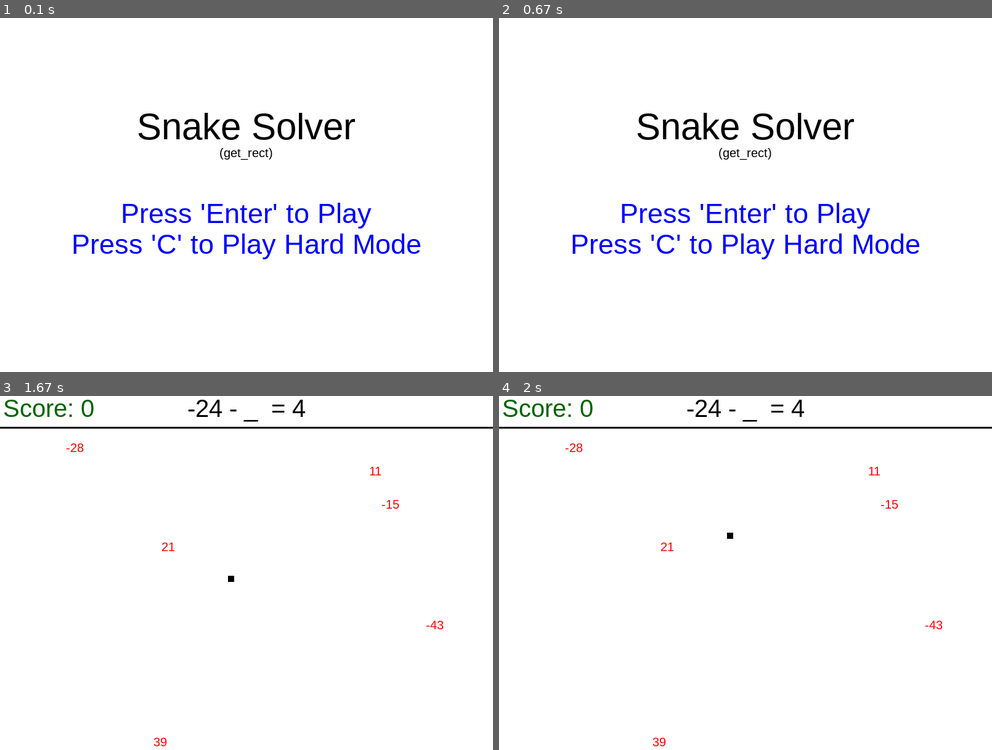
Above: before the commit, frames 1-4 (two rows, left to right).
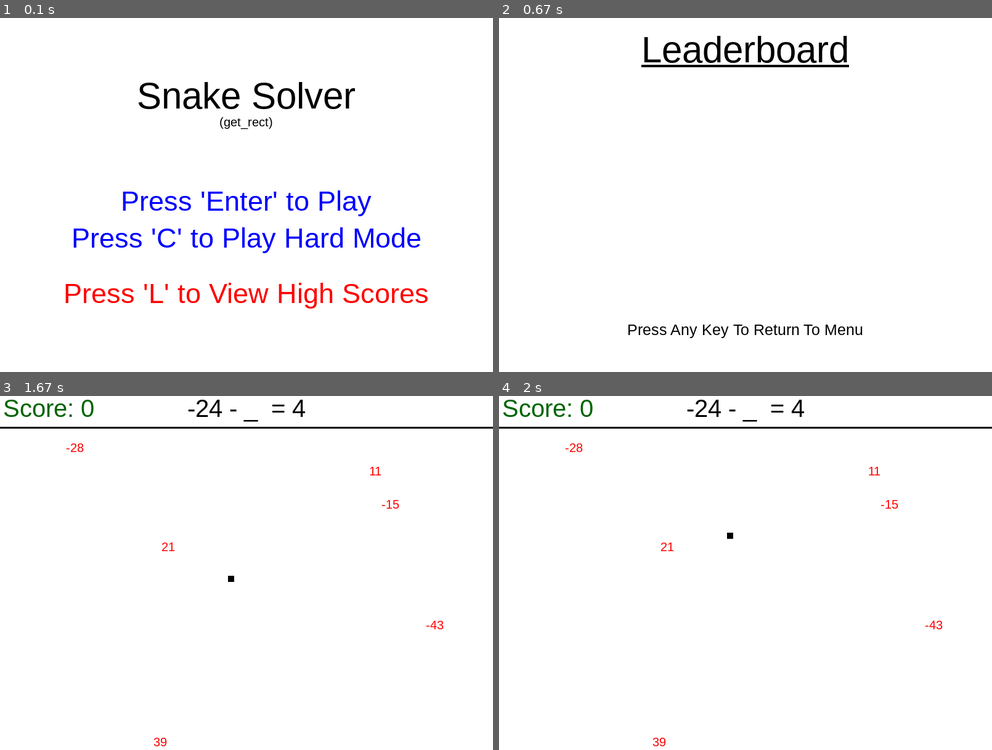
Above: after the commit, the same moments.

Repository: texascloud/gamejam
Game: pygame game, started from menu.py
Two runs of this game, one before a commit and one after it. Both use one fixed random seed, a clock stepped at 60 frames per second and the inputs below.
Inputs:
- Up to frame 1 (0.1 s): no input
- Up to frame 2 (0.67 s): hold L from 0.33 s (still down)
- Up to frame 3 (1.67 s): release L at 0.8 s; hold Right 0.83-1.3 s; tap Enter at 1.33 s
- Up to frame 4 (2 s): hold Up 1.67-1.97 s

The runs differ from the first frame. In frame 1, 6.8% of the frame differs, in the area x 13-87%, y 18-83%; in frame 2, 5.3%; in frame 3, nothing differs; in frame 4, nothing differs.

Commit message:
Added Leaderboard Screen

Diff:
--- /dev/null
+++ b/leaderboard.py
@@ -0,0 +1,41 @@
+import sys, pygame
+from pygame.locals import *
+
+def scores():
+	pygame.display.set_caption('Snake Solver - Leaderboard')
+	size = width, height = 800, 600
+	screen = pygame.display.set_mode(size)
+	clock = pygame.time.Clock()
+
+	font = pygame.font.SysFont('Arial', 30)
+	black = 0, 0, 0
+	white = 255, 255, 255
+
+	gameExit = False
+	fps = 120
+
+	while not gameExit:
+		clock.tick(fps)
+
+		for event in pygame.event.get():
+			if event.type == pygame.QUIT:
+				sys.exit(0)
+			elif event.type == pygame.KEYDOWN:
+				gameExit = True
+
+		screen.fill(white)
+
+		#########TITLE#########
+		titleFont = pygame.font.SysFont('Arial', 60)
+		titleFont.set_underline(True)
+		title = titleFont.render("Leaderboard", True, black)
+		title_rect = title.get_rect()
+		screen.blit(title, [width/2-(title_rect.w/2),height/8 - 50])
+
+		#########RETURN#########
+		returnFont = pygame.font.SysFont('Arial', 25)
+		returnFontText = returnFont.render("Press Any Key To Return To Menu", True, black)
+		returnFontText_rect = returnFontText.get_rect()
+		screen.blit(returnFontText, [width/2-(returnFontText_rect.w/2),height-100])
+
+		pygame.display.update()
--- a/menu.py
+++ b/menu.py
@@ -1,6 +1,7 @@
 import sys, pygame
 from pygame.locals import *
 from game import main
+from leaderboard import scores
 pygame.init()
 
 pygame.display.set_caption('Snake Solver')
@@ -19,6 +20,7 @@
 
 while not gameExit:
 	clock.tick(fps)
+	pygame.display.set_caption('Snake Solver')
 
 	#########TITLE#########
 	titleFont = pygame.font.SysFont('Arial', 60)
@@ -40,19 +42,26 @@
 	hard = startFont.render("Press 'C' to Play Hard Mode", True, (0, 0, 255))
 	hard_rect = hard.get_rect()
 
+	#########LEADERBOARD#########
+	leaderboardText = startFont.render("Press 'L' to View High Scores", True, (255, 0, 0))
+	leaderboardText_rect = leaderboardText.get_rect()
+
 	for event in pygame.event.get():
 		if event.type == pygame.QUIT:
-			gameExit = True
+			sys.exit(0)
 		elif event.type == pygame.KEYDOWN:
 			if event.key == pygame.K_RETURN:
 				main(False)
 			if event.key == pygame.K_c:
 				main(True)
+			if event.key == pygame.K_l:
+				scores()
 
 	screen.fill(white)
-	screen.blit(title, [width/2-(title_rect.w/2),height/4])
-	screen.blit(subTitle, [width/2-(sub_title_rect.w/2),height/3+ 15])
-	screen.blit(start, [width/2-(start_rect.w/2),height/2])
-	screen.blit(hard, [width/2-(hard_rect.w/2),height/2+50])
+	screen.blit(title, [width/2-(title_rect.w/2),height/4 - 50])
+	screen.blit(subTitle, [width/2-(sub_title_rect.w/2),height/4 + 15])
+	screen.blit(start, [width/2-(start_rect.w/2),height/2 - 20])
+	screen.blit(hard, [width/2-(hard_rect.w/2),height/2+40])
+	screen.blit(leaderboardText, [width/2-(leaderboardText_rect.w/2),height/2+130])
 
 	pygame.display.update()
Not shown, added: leaderboard.pyc
